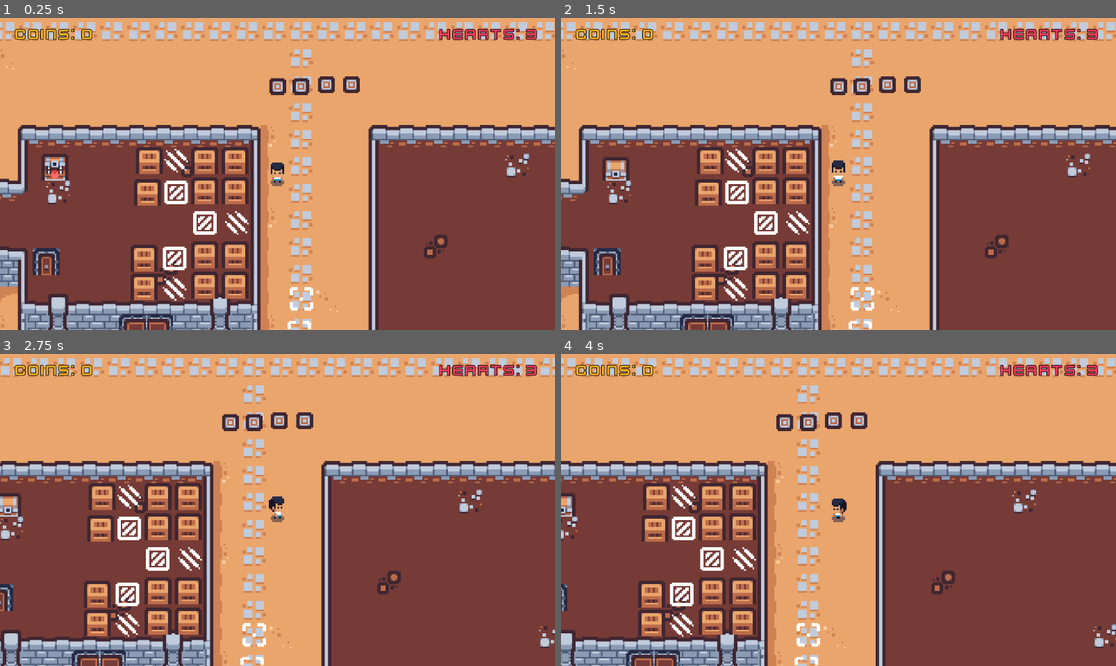
Above: before the commit, frames 1-4 (two rows, left to right).
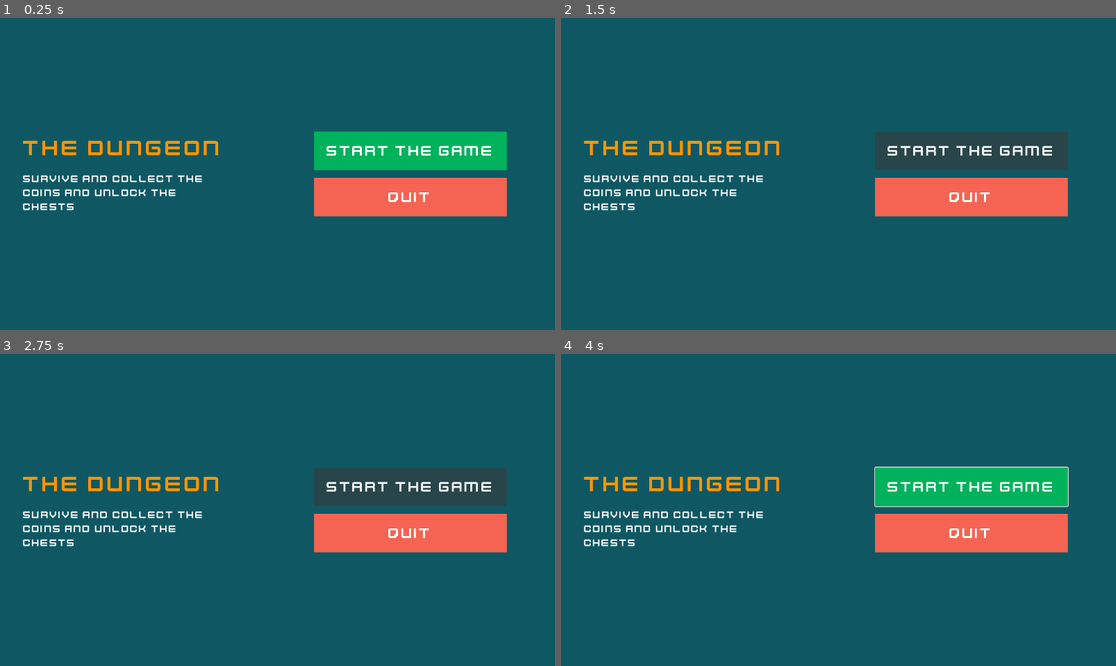
Above: after the commit, the same moments.

Repository: ki8yk8/game-dev-resolution
Game: Godot game, scene res://scenes/main_menu.tscn
Same seed, same stepped clock (60 frames per second), same inputs: the game is played once before the commit and once after it. Before the commit the project starts from res://scenes/game_play.tscn. Sound files missing from this copy of the repository are replaced by a short silence.
Inputs (mouse positions are in pixels of both pictures, inside the frame that each line leads up to):
- Up to frame 1 (0.25 s): no input
- Up to frame 2 (1.5 s): click (971, 152) at 0.5 s, where only the run after the commit has a clickable "Start the Game"; click (971, 152) at 1.25 s, where only the run after the commit has a clickable "Start the Game"
- Up to frame 3 (2.75 s): tap Enter (ui_accept) at 2, 2.27 s; move the mouse to (399, 494) at 2.02 s; hold Right (ui_right) from 2.03 s (still down); tap Alt at 2.1 s; click (399, 494) at 2.17 s
- Up to frame 4 (4 s): move the mouse to (727, 525) at 2.77 s; tap Shift at 2.85 s; tap Enter (ui_accept) at 3.02 s; move the mouse to (894, 441) at 3.52 s; release Right (ui_right) at 3.53 s; hold Left (ui_left) from 3.53 s (still down); tap Alt at 3.6 s

The runs differ from the first frame. In frame 1, 100% of the frame differs, in the area x 0-100%, y 0-100%; in frame 2, 100%; in frame 3, 100%; in frame 4, 100%.

Commit message:
creates the main menu

Diff:
--- a/project.godot
+++ b/project.godot
@@ -11,7 +11,7 @@
 [application]
 
 config/name="New Game Project"
-run/main_scene="uid://co5vjat457ptr"
+run/main_scene="uid://2yvq6yiiep7y"
 config/features=PackedStringArray("4.6", "Mobile")
 config/icon="res://icon.svg"
 
--- /dev/null
+++ b/scenes/main_menu.tscn
@@ -0,0 +1,95 @@
+[gd_scene format=3 uid="uid://2yvq6yiiep7y"]
+
+[ext_resource type="FontFile" uid="uid://cl0lsa2i5yuru" path="res://assets/font/Kenney Future.ttf" id="1_l6cm7"]
+
+[sub_resource type="StyleBoxFlat" id="StyleBoxFlat_bqqt6"]
+bg_color = Color(0.05849999, 0.34580004, 0.39, 1)
+
+[sub_resource type="StyleBoxFlat" id="StyleBoxFlat_l6cm7"]
+bg_color = Color(0, 0.7, 0.36166665, 1)
+
+[sub_resource type="StyleBoxFlat" id="StyleBoxFlat_ekxnf"]
+bg_color = Color(0.95941204, 0.39068455, 0.3260449, 1)
+
+[node name="MainMenu" type="Control" unique_id=857300120]
+layout_mode = 3
+anchors_preset = 15
+anchor_right = 1.0
+anchor_bottom = 1.0
+grow_horizontal = 2
+grow_vertical = 2
+
+[node name="Panel" type="Panel" parent="." unique_id=1685256940]
+layout_mode = 1
+anchors_preset = 15
+anchor_right = 1.0
+anchor_bottom = 1.0
+grow_horizontal = 2
+grow_vertical = 2
+theme_override_styles/panel = SubResource("StyleBoxFlat_bqqt6")
+
+[node name="MarginContainer" type="MarginContainer" parent="." unique_id=1356930925]
+layout_mode = 1
+anchors_preset = 15
+anchor_right = 1.0
+anchor_bottom = 1.0
+grow_horizontal = 2
+grow_vertical = 2
+theme_override_constants/margin_left = 48
+theme_override_constants/margin_top = 48
+theme_override_constants/margin_right = 48
+theme_override_constants/margin_bottom = 48
+
+[node name="HBoxContainer" type="HBoxContainer" parent="MarginContainer" unique_id=750411074]
+layout_mode = 2
+size_flags_vertical = 4
+theme_override_constants/separation = 48
+
+[node name="VBoxContainer" type="VBoxContainer" parent="MarginContainer/HBoxContainer" unique_id=199325153]
+layout_mode = 2
+size_flags_horizontal = 2
+size_flags_vertical = 4
+theme_override_constants/separation = 24
+
+[node name="Label" type="Label" parent="MarginContainer/HBoxContainer/VBoxContainer" unique_id=1692890264]
+layout_mode = 2
+theme_override_colors/font_color = Color(1, 0.5833334, 0, 1)
+theme_override_fonts/font = ExtResource("1_l6cm7")
+theme_override_font_sizes/font_size = 48
+text = "The Dungeon"
+
+[node name="Label2" type="Label" parent="MarginContainer/HBoxContainer/VBoxContainer" unique_id=603495999]
+custom_minimum_size = Vector2(100, 0)
+layout_mode = 2
+theme_override_fonts/font = ExtResource("1_l6cm7")
+theme_override_font_sizes/font_size = 22
+text = "Survive and collect the coins and unlock the chests"
+autowrap_mode = 2
+
+[node name="MarginContainer" type="MarginContainer" parent="MarginContainer/HBoxContainer" unique_id=196517976]
+layout_mode = 2
+size_flags_horizontal = 6
+size_flags_vertical = 4
+
+[node name="VBoxContainer2" type="VBoxContainer" parent="MarginContainer/HBoxContainer/MarginContainer" unique_id=94389962]
+layout_mode = 2
+size_flags_horizontal = 3
+theme_override_constants/separation = 16
+
+[node name="Button" type="Button" parent="MarginContainer/HBoxContainer/MarginContainer/VBoxContainer2" unique_id=515398858]
+custom_minimum_size = Vector2(400, 80)
+layout_mode = 2
+theme_override_colors/font_color = Color(1, 1, 1, 1)
+theme_override_fonts/font = ExtResource("1_l6cm7")
+theme_override_font_sizes/font_size = 32
+theme_override_styles/normal = SubResource("StyleBoxFlat_l6cm7")
+text = "Start the Game"
+
+[node name="Button2" type="Button" parent="MarginContainer/HBoxContainer/MarginContainer/VBoxContainer2" unique_id=1666326144]
+custom_minimum_size = Vector2(0, 80)
+layout_mode = 2
+theme_override_colors/font_color = Color(1, 1, 1, 1)
+theme_override_fonts/font = ExtResource("1_l6cm7")
+theme_override_font_sizes/font_size = 32
+theme_override_styles/normal = SubResource("StyleBoxFlat_ekxnf")
+text = "Quit"
